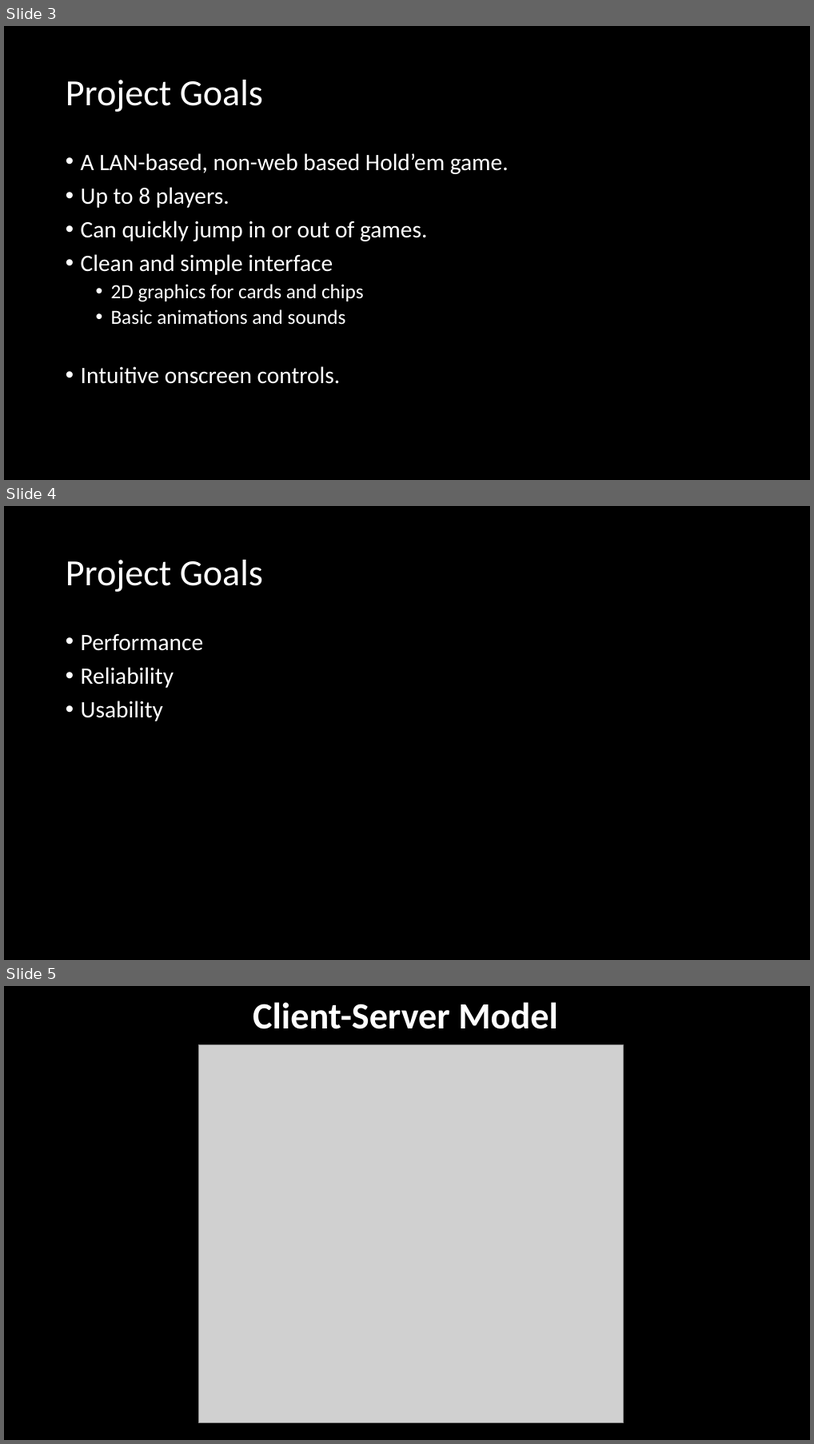
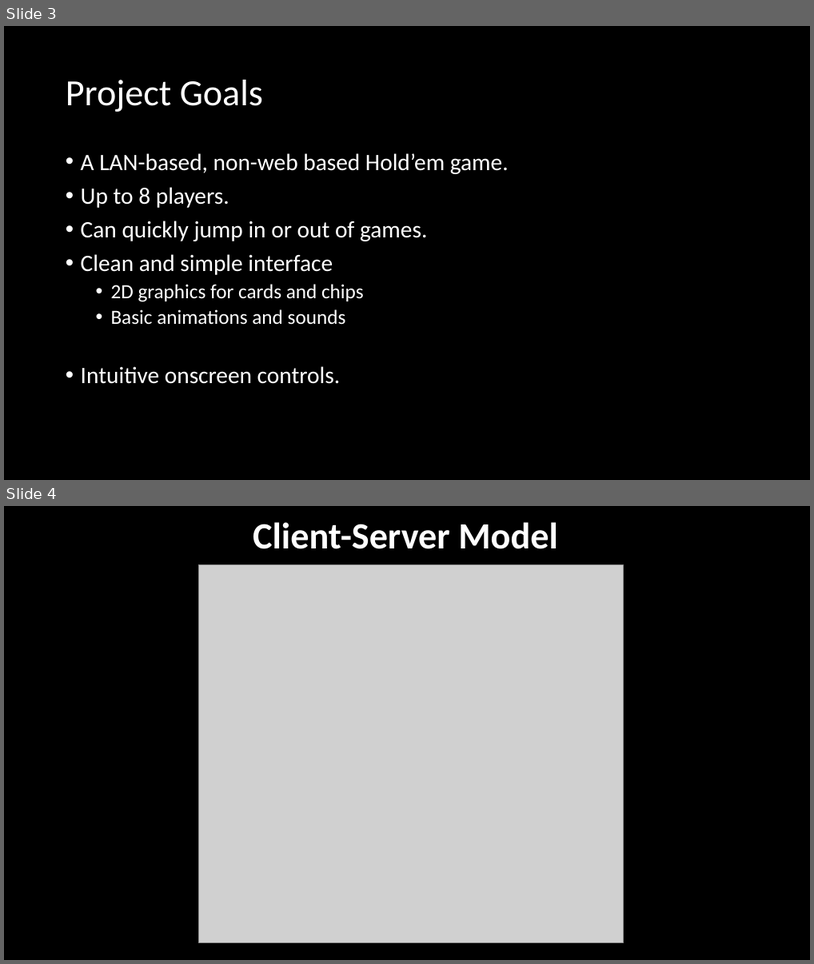
Before and after one commit to srhee91/PokerGame, a slide deck: 09. Sprint3 Final Presentation/FinalPresentation.pptx. Shown one above the other, each under a label of ours: slides 3, 4 and 5 before the commit, slides 3 and 4 after it. The pictures are 814x1444 and 814x964 pixels, drawn with LibreOffice and Linux fonts; fonts in the diff are those of the drawing; grey boxes stand for pictures; background and template pictures are left out. Boxes give left, top, right and bottom in pixels: in the first picture for what was removed or moved away, otherwise in the second. Text is boxed around its words. In the diff, an @@ line names an element or a change of style, - is before the commit and + after.

```diff
--- a/09. Sprint3 Final Presentation/FinalPresentation.pptx
+++ b/09. Sprint3 Final Presentation/FinalPresentation.pptx
@@ slide 4 removed at <box>4,506,810,960</box>, background picture (left out) @@
@@ title removed at <box>66,560,263,592</box> @@
-Project Goals
@@ text removed at <box>81,634,203,721</box> @@
-• Performance
-• Reliability
-• Usability
@@ what was slide 5 is now slide 4 @@
```
Also in this commit, not shown: 5 other slides removed.
